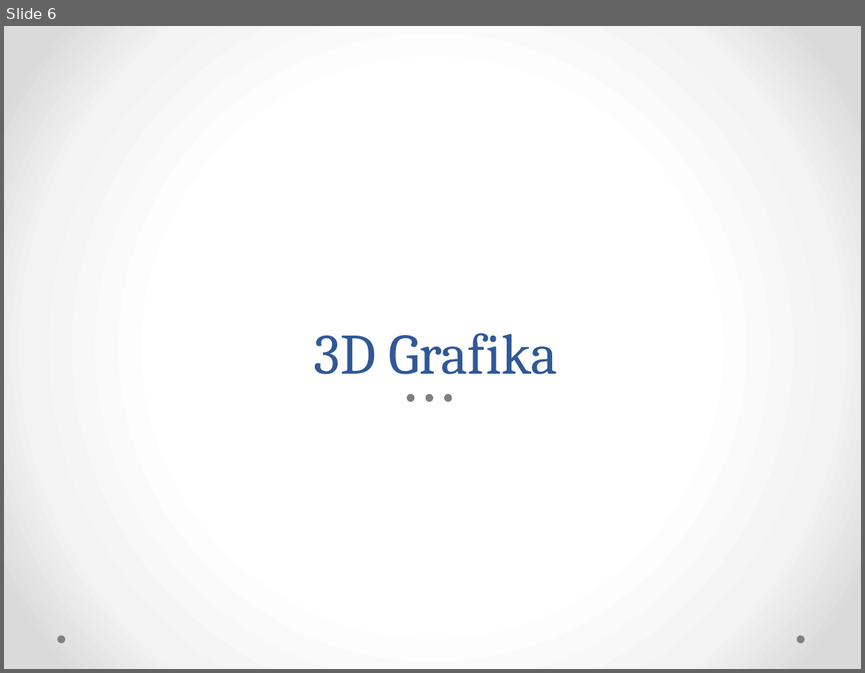
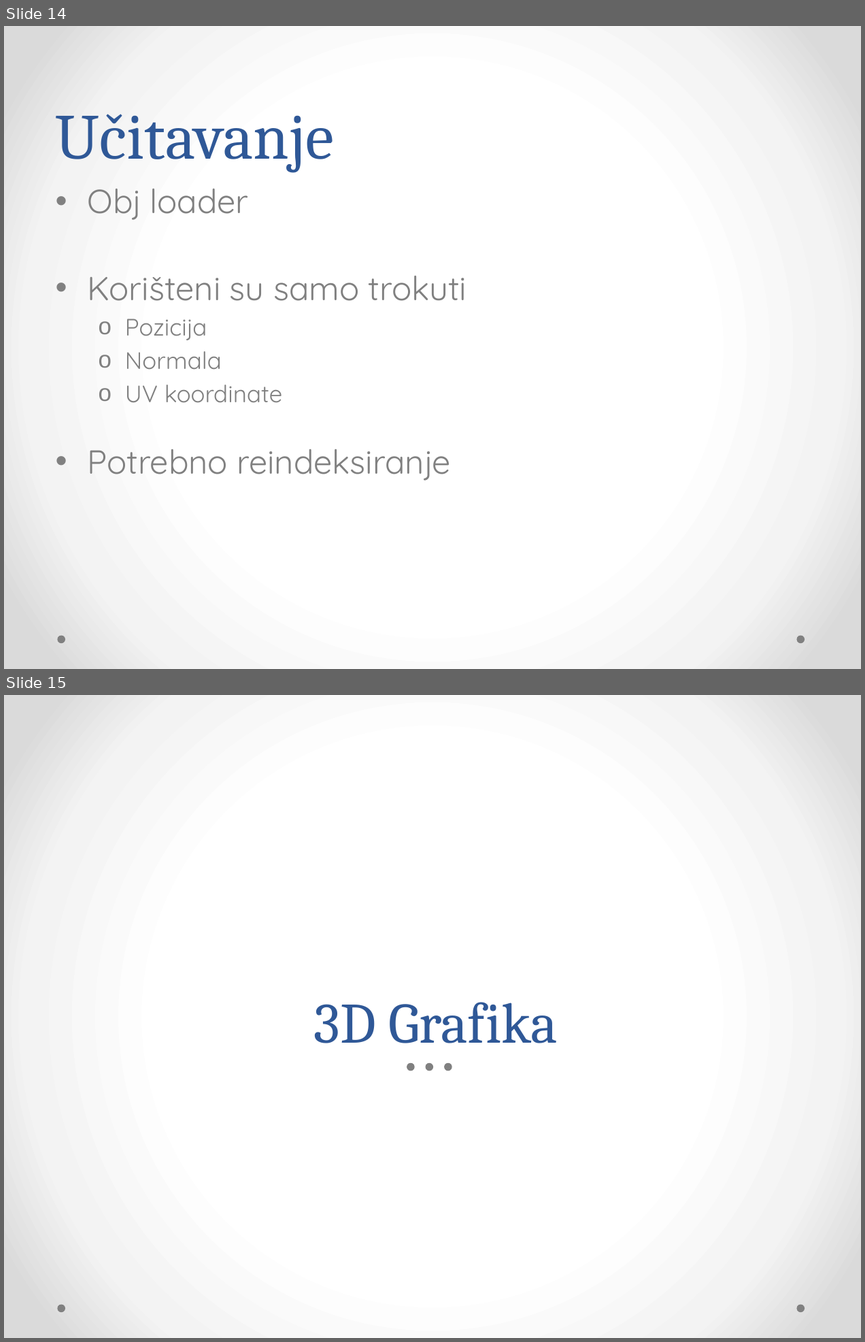
Before and after one commit to Bojanovski/IG-Project, a slide deck: Dokumentacija/Prezentacija.pptx. Shown one above the other, each under a label of ours: slide 6 before the commit, slides 14 and 15 after it. The pictures are 865x673 and 865x1342 pixels, drawn with LibreOffice and Linux fonts; fonts in the diff are those of the drawing. Boxes give left, top, right and bottom in pixels: in the first picture for what was removed or moved away, otherwise in the second. Text is boxed around its words. In the diff, an @@ line names an element or a change of style, - is before the commit and + after.

```diff
--- a/Dokumentacija/Prezentacija.pptx
+++ b/Dokumentacija/Prezentacija.pptx
@@ slide 14 added at (4, 26, 861, 669), background gradient #FFFFFF to #F4F4F4 to #DADADA; not listed: 2 template elements that a slide beside it also shows @@
@@ title added at (56, 114, 334, 172), 54 pt, text #2F5897 @@
+Učitavanje
@@ text added at (88, 189, 466, 480), 28 pt, text #808080 @@
+• Obj loader
+• Korišteni su samo trokuti
+  o Pozicija
+  o Normala
+  o UV koordinate
+• Potrebno reindeksiranje
@@ what was slide 6 is now slide 15 @@
```
Also in this commit, not shown: 10 slides changed, 13 other slides added.
